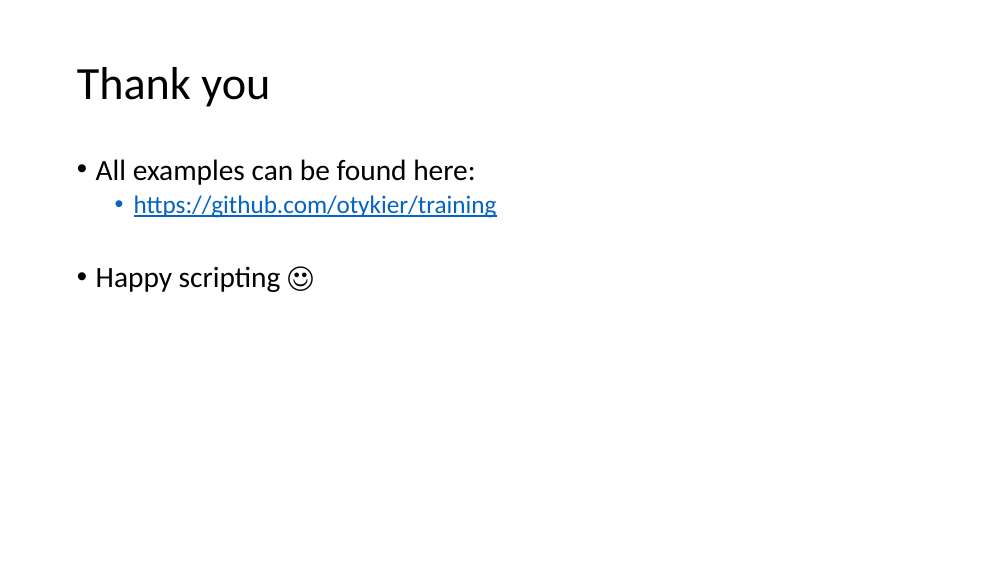
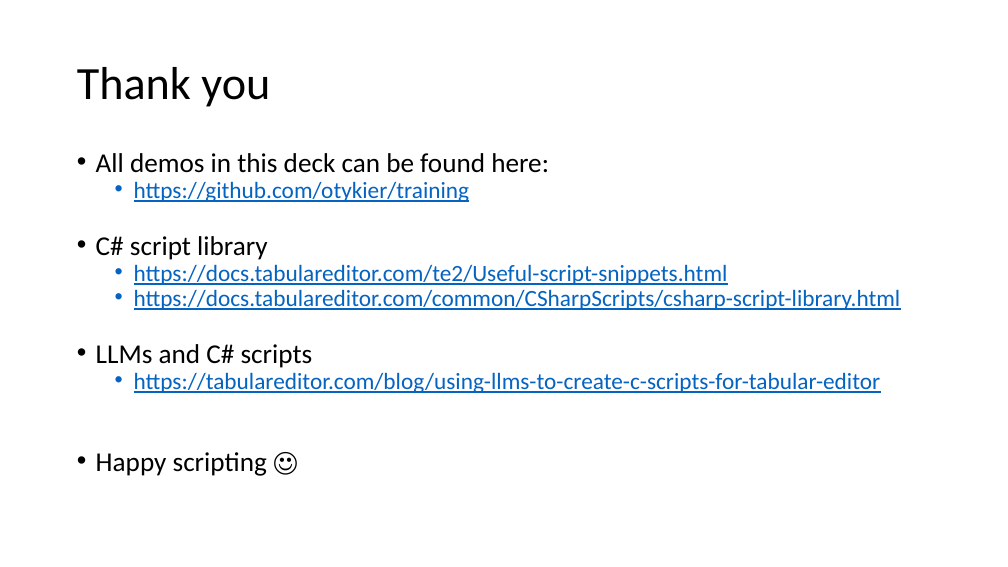
Before and after one commit to otykier/training, a slide deck: slide 11 of Singapore UG 2025/Tabular Editor scripting magic/Tabular Editor Scripting Magic.pptx. Drawn at 1008x567 pixels with LibreOffice and Linux fonts; fonts in the diff are those of the drawing. Boxes give left, top, right and bottom in pixels: in the first picture for what was removed or moved away, otherwise in the second. Text is boxed around its words. In the diff, an @@ line names an element or a change of style, - is before the commit and + after.

```diff
--- a/Singapore UG 2025/Tabular Editor scripting magic/Tabular Editor Scripting Magic.pptx
+++ b/Singapore UG 2025/Tabular Editor scripting magic/Tabular Editor Scripting Magic.pptx
@@ text at [96, 153, 549, 173]: text changed; size 28 to 25.9 pt @@
-• All examples can be found here:
+• All demos in this deck can be found here:
@@ text at [96, 181, 470, 476]: size 24 to 22.2 pt in "https://github.com/otykier/training"; size 28 to 25.9 pt in "Happy scripting ☺"; line spacing 0.9 to 0.7 @@
@@ text at [96, 236, 901, 393]: paragraphs added @@
+• C# script library
+  • https://docs.tabulareditor.com/te2/Useful-script-snippets.html
+  • https://docs.tabulareditor.com/common/CSharpScripts/csharp-script-library.html
+• LLMs and C# scripts
+  • https://tabulareditor.com/blog/using-llms-to-create-c-scripts-for-tabular-editor
```
Also in this commit, not shown: 2 other slides changed, 6 other files.
